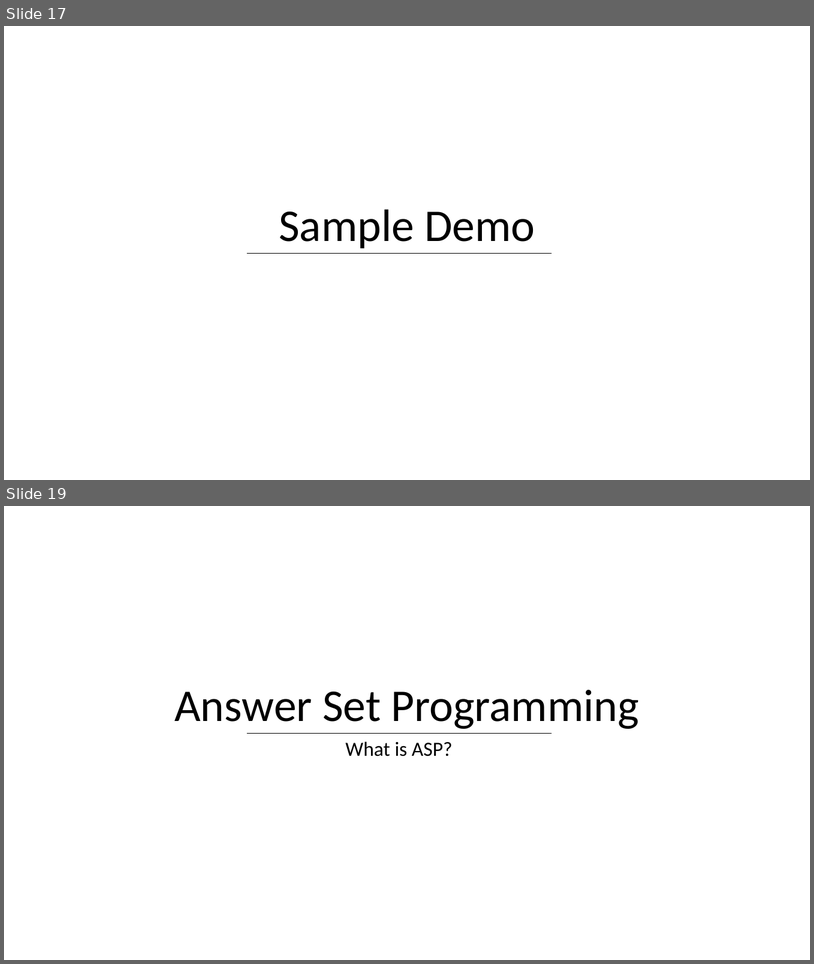
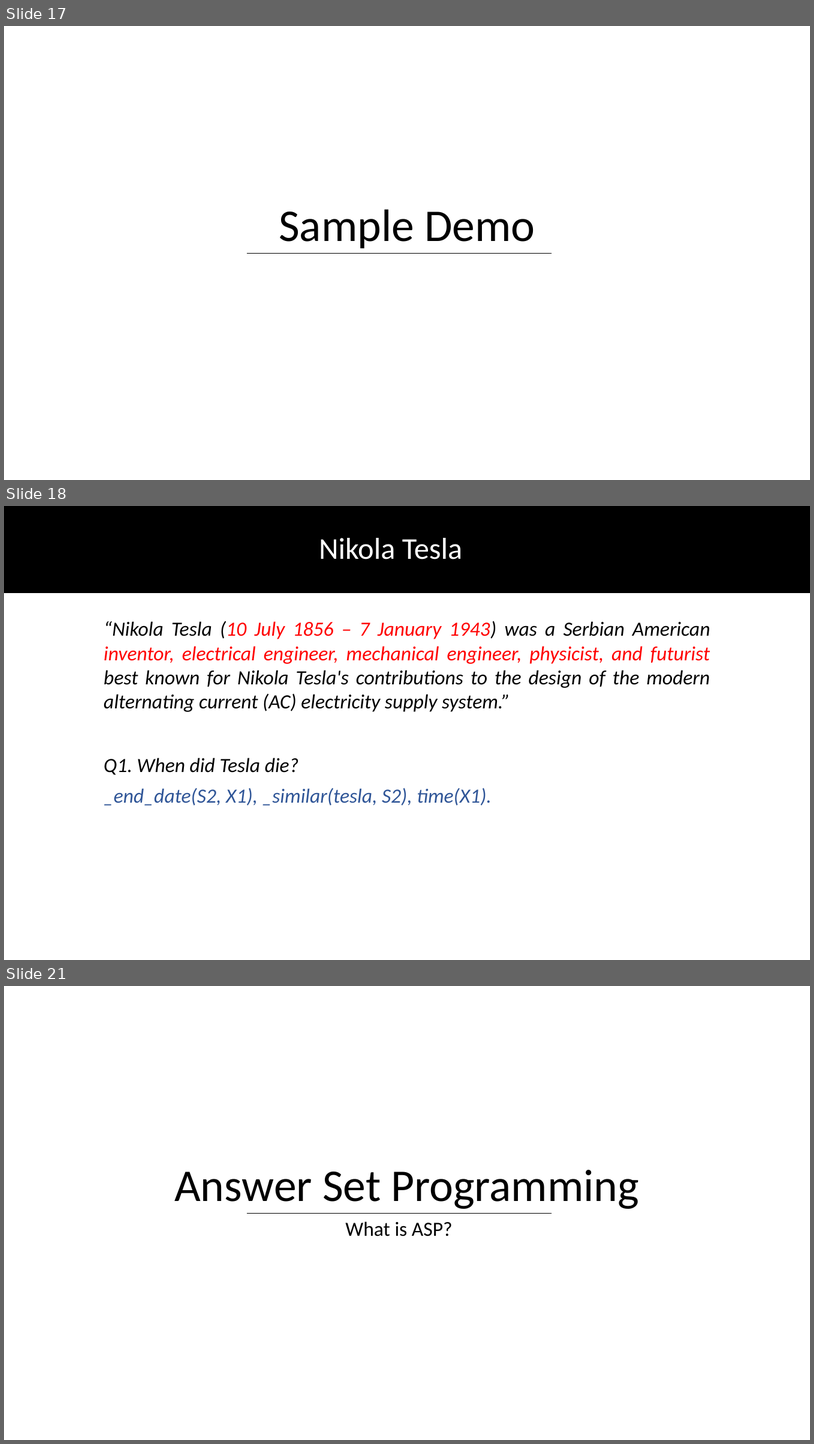
Before and after one commit to DhruvaPendharkar/thesis-project, a slide deck: Notes/ThesisPresentation.pptx. Shown one above the other, each under a label of ours: slides 17 and 19 before the commit, slides 17, 18 and 21 after it; the slides between them are not shown. The pictures are 814x964 and 814x1444 pixels, drawn with LibreOffice and Linux fonts; fonts in the diff are those of the drawing. Boxes give left, top, right and bottom in pixels: in the first picture for what was removed or moved away, otherwise in the second. Text is boxed around its words. In the diff, an @@ line names an element or a change of style, - is before the commit and + after.

```diff
--- a/Notes/ThesisPresentation.pptx
+++ b/Notes/ThesisPresentation.pptx
@@ slide 18 added at (4, 506, 810, 960), background #FFFFFF @@
@@ rectangle added at (4, 506, 810, 592), fill #000000, outline #000000 1 pt @@
@@ text added at (319, 538, 462, 559), 36 pt, text #FFFFFF @@
+Nikola Tesla
@@ text added at (104, 621, 711, 712), 24 pt, text #000000, italic @@
+“Nikola Tesla (10 July 1856 – 7 January 1943) was a Serbian American inventor, electrical engineer, mechanical engineer, physicist, and futurist best known for Nikola Tesla's contributions to the design of the modern alternating current (AC) electricity supply system.”
@@ text added at (104, 757, 299, 775), 24 pt, text #000000, italic @@
+Q1. When did Tesla die?
@@ text added at (104, 787, 492, 805), 24 pt, text #2F5597, italic @@
+_end_date(S2, X1), _similar(tesla, S2), time(X1).
@@ what was slide 19 is now slide 21 @@
```
Also in this commit, not shown: 1 slide changed, 1 other slide added.
